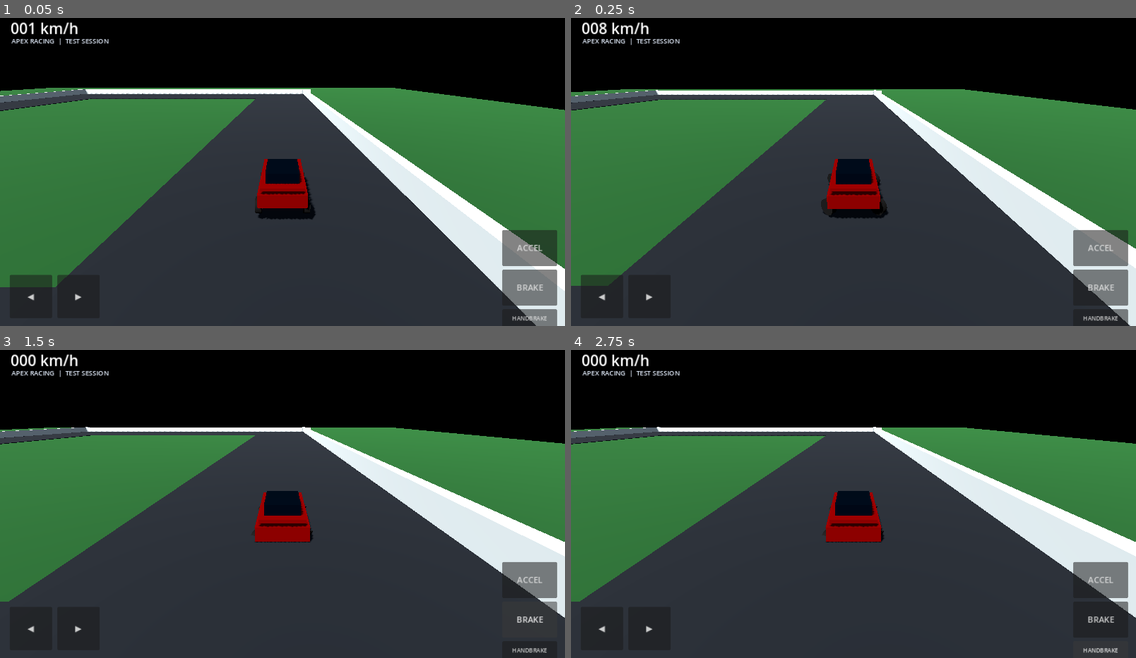
Above: before the commit, frames 1-4 (two rows, left to right).
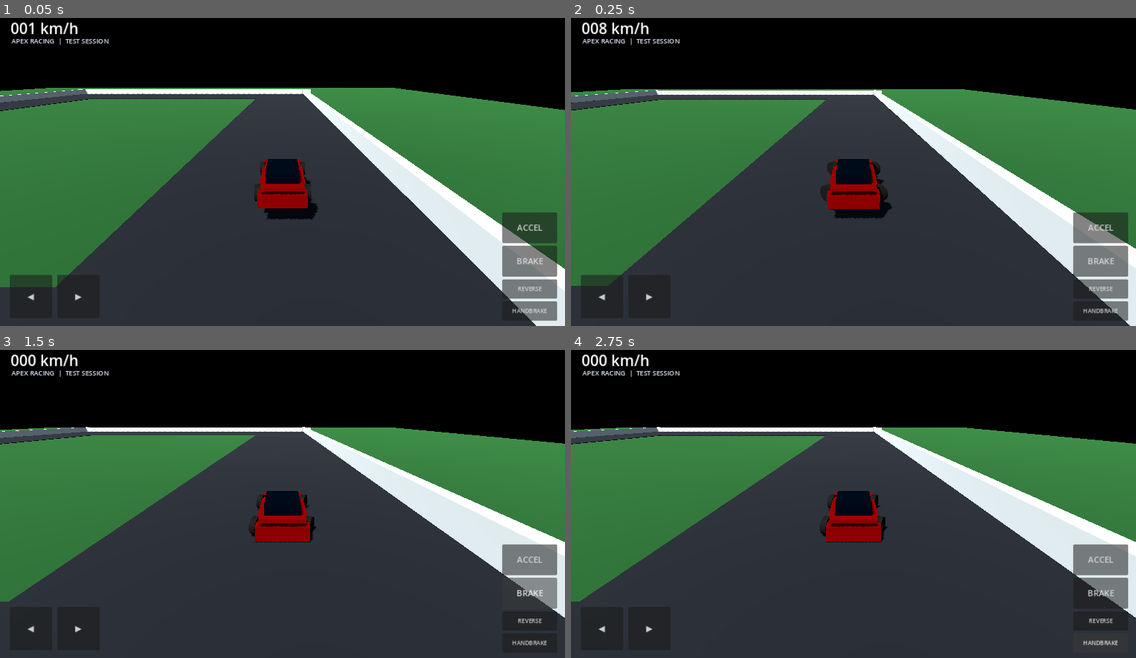
Above: after the commit, the same moments.

Repository: mojiolatunji34-cpu/Apex-
Game: Godot game, scene res://scenes/main.tscn
Two runs of this game, one before a commit and one after it. Both use one fixed random seed, a clock stepped at 60 frames per second and the inputs below.
Inputs:
- Up to frame 1 (0.05 s): no input
- Up to frame 2 (0.25 s): no input
- Up to frame 3 (1.5 s): click "ACCEL" at 0.5 s; click "BRAKE" at 1.25 s
- Up to frame 4 (2.75 s): click "HANDBRAKE" at 2 s

The runs differ from the first frame. In frame 1, 1.5% of the frame differs, in the area x 45-99%, y 46-100%; in frame 2, 1.6%, in the area x 44-99%, y 46-100%; in frame 3, 1.2%; in frame 4, 1.1%.

Commit message:
Align car wheel visuals and add touchscreen reverse control

Diff:
--- a/scripts/car_controller.gd
+++ b/scripts/car_controller.gd
@@ -30,7 +30,7 @@
 	can_sleep = false
 	_build_vehicle_visuals()
 
-func _physics_process(_delta: float) -> void:
+func _physics_process(delta: float) -> void:
 	throttle_input = Input.get_action_strength("accelerate") - Input.get_action_strength("reverse")
 	steer_input = Input.get_action_strength("steer_right") - Input.get_action_strength("steer_left")
 	brake_input = Input.get_action_strength("brake")
@@ -66,7 +66,7 @@
 	if speed_kmh > 8.0:
 		apply_central_force(-global_transform.basis.y * speed_kmh * downforce)
 
-	_animate_wheels(_delta)
+	_animate_wheels(delta)
 
 func get_speed_kmh() -> float:
 	return linear_velocity.length() * 3.6
@@ -115,7 +115,7 @@
 			wheel_mesh.height = 0.24
 			wheel.mesh = wheel_mesh
 			wheel.rotation.z = PI / 2.0
-			wheel.position = Vector3(x, -0.16, z)
+			wheel.position = Vector3(x, 0.43, z)
 			wheel.material_override = wheel_material
 			add_child(wheel)
 			wheel_visuals.append(wheel)
--- a/scripts/mobile_hud.gd
+++ b/scripts/mobile_hud.gd
@@ -43,14 +43,15 @@
 	pedals.anchor_right = 1.0
 	pedals.anchor_bottom = 1.0
 	pedals.offset_left = -142
-	pedals.offset_top = -218
+	pedals.offset_top = -258
 	pedals.offset_right = -18
 	pedals.offset_bottom = -18
-	pedals.add_theme_constant_override("separation", 8)
+	pedals.add_theme_constant_override("separation", 6)
 	root.add_child(pedals)
-	_add_action_button(pedals, "ACCEL", "accelerate", Vector2(118, 82))
-	_add_action_button(pedals, "BRAKE", "brake", Vector2(118, 82))
-	_add_action_button(pedals, "HANDBRAKE", "handbrake", Vector2(118, 42))
+	_add_action_button(pedals, "ACCEL", "accelerate", Vector2(118, 70))
+	_add_action_button(pedals, "BRAKE", "brake", Vector2(118, 70))
+	_add_action_button(pedals, "REVERSE", "reverse", Vector2(118, 44))
+	_add_action_button(pedals, "HANDBRAKE", "handbrake", Vector2(118, 44))
 
 func _process(_delta: float) -> void:
 	if is_instance_valid(car_ref) and is_instance_valid(speed_label):
